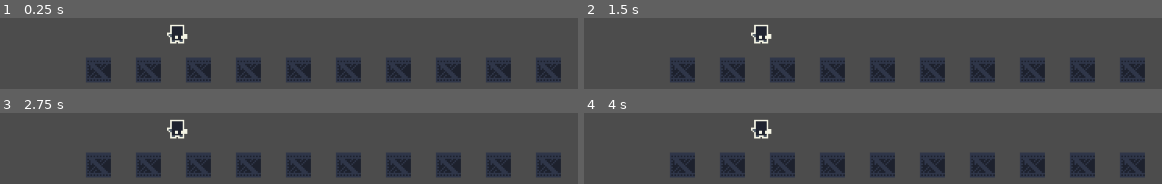
Above: before the commit, frames 1-4 (two rows, left to right).
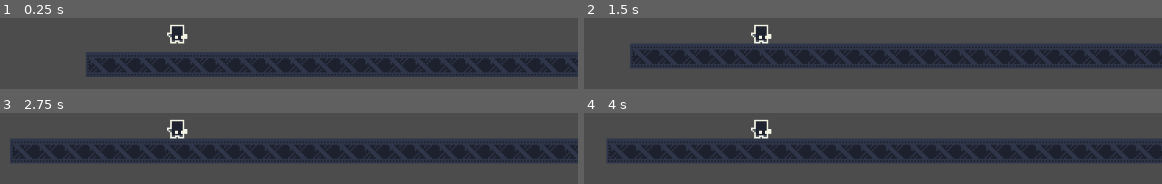
Above: after the commit, the same moments.

Repository: mhoogcarspel/charge_kid
Game: Godot game, scene res://levels/TestingChambers.tscn
Same seed, same stepped clock (60 frames per second), same inputs: the game is played once before the commit and once after it. The project has no main scene, so this scene is started directly.
Inputs:
- Up to frame 1 (0.25 s): no input
- Up to frame 2 (1.5 s): hold Right (ui_right) 0.53-1.28 s; hold Down (ui_down) from 1.28 s (still down)
- Up to frame 3 (2.75 s): tap Enter at 2 s; release Down (ui_down) at 2.03 s; hold Right (ui_right) from 2.03 s (still down)
- Up to frame 4 (4 s): release Right (ui_right) at 2.78 s; hold Up (ui_up) 2.78-3.53 s; tap Space at 3.5 s; hold Left (ui_left) from 3.53 s (still down)

The runs differ from the first frame. In frame 1, 24% of the frame differs, in the area x 14-100%, y 47-91%; in frame 2, 35%; in frame 3, 37%, in the area x 1-100%, y 36-91%; in frame 4, 36%.

Commit message:
SET variables on testing level

Diff:
--- a/levels/TestingChambers.tscn
+++ b/levels/TestingChambers.tscn
@@ -6,7 +6,14 @@
 [node name="TestingChambers" type="Node"]
 
 [node name="TileMap" parent="." instance=ExtResource( 1 )]
+format = 1
 tile_data = PoolIntArray( 1310720, 0, 0, 1310721, 0, 1, 1310722, 0, 1, 1310723, 0, 1, 1310724, 0, 1, 1310725, 0, 1, 131 …(507 unchanged characters)…
 
 [node name="Player" parent="." instance=ExtResource( 2 )]
 position = Vector2( 58.9473, 303.158 )
+gravity_acceleration = 100.0
+horizontal_acceleration = 100.0
+horizontal_max_speed = 50.0
+number_of_jumps = 1.0
+coyote_jump_timer = 1.0
+jump_velocity = 300.0
